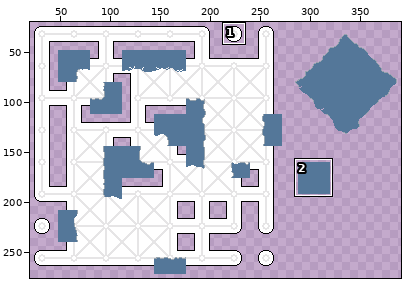
A pixel-art file gets an edit: Assets/Graphics/Tilemaps/Water.aseprite. The first picture is a wide view before the edit; the outline marks the close-up.
Close-up. Earlier state:
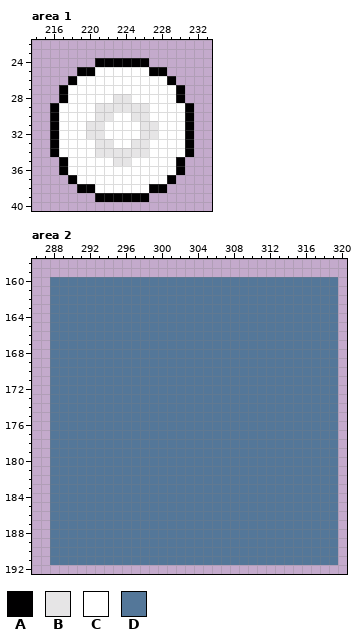
416x288 pixels, 1 frame. Colours within 5 levels of each other are drawn and written as one. Shown: area 1: x 214..233, y 22..40; area 2: x 286..320, y 158..192. The wide view leaves out empty margins. The commit also changed other parts of the picture, which this record leaves out.
Visible layers, top first: "TileMap", "Template".
Palette (. is transparent): A #010001  B #e6e5e6  C #ffffff  D #547799
Pixels before, area 1, first column x 216:
24 .....AAAAAA.....
25 ...AACCCCCCAA...
26 ..ACCCCCCCCCCA..
27 .ACCCCCCCCCCCCA.
28 .ACCCCCBBCCCCCA.
29 ACCCCBBBBBBCCCCA
30 ACCCCBBCCBBCCCCA
31 ACCCBBCCCCBBCCCA
32 ACCCBBCCCCBBCCCA
33 ACCCCBBCCBBCCCCA
34 ACCCCBBBBBBCCCCA
35 .ACCCCCBBCCCCCA.
36 .ACCCCCCCCCCCCA.
37 ..ACCCCCCCCCCA..
38 ...AACCCCCCAA...
39 .....AAAAAA.....
Pixels before, area 2, first column x 288:
160 DDDDDDDDDDDDDDDDDDDDDDDDDDDDDDDD
161 DDDDDDDDDDDDDDDDDDDDDDDDDDDDDDDD
162 DDDDDDDDDDDDDDDDDDDDDDDDDDDDDDDD
163 DDDDDDDDDDDDDDDDDDDDDDDDDDDDDDDD
164 DDDDDDDDDDDDDDDDDDDDDDDDDDDDDDDD
165 DDDDDDDDDDDDDDDDDDDDDDDDDDDDDDDD
166 DDDDDDDDDDDDDDDDDDDDDDDDDDDDDDDD
167 DDDDDDDDDDDDDDDDDDDDDDDDDDDDDDDD
168 DDDDDDDDDDDDDDDDDDDDDDDDDDDDDDDD
169 DDDDDDDDDDDDDDDDDDDDDDDDDDDDDDDD
170 DDDDDDDDDDDDDDDDDDDDDDDDDDDDDDDD
171 DDDDDDDDDDDDDDDDDDDDDDDDDDDDDDDD
172 DDDDDDDDDDDDDDDDDDDDDDDDDDDDDDDD
173 DDDDDDDDDDDDDDDDDDDDDDDDDDDDDDDD
174 DDDDDDDDDDDDDDDDDDDDDDDDDDDDDDDD
175 DDDDDDDDDDDDDDDDDDDDDDDDDDDDDDDD
176 DDDDDDDDDDDDDDDDDDDDDDDDDDDDDDDD
177 DDDDDDDDDDDDDDDDDDDDDDDDDDDDDDDD
178 DDDDDDDDDDDDDDDDDDDDDDDDDDDDDDDD
179 DDDDDDDDDDDDDDDDDDDDDDDDDDDDDDDD
180 DDDDDDDDDDDDDDDDDDDDDDDDDDDDDDDD
181 DDDDDDDDDDDDDDDDDDDDDDDDDDDDDDDD
182 DDDDDDDDDDDDDDDDDDDDDDDDDDDDDDDD
183 DDDDDDDDDDDDDDDDDDDDDDDDDDDDDDDD
184 DDDDDDDDDDDDDDDDDDDDDDDDDDDDDDDD
185 DDDDDDDDDDDDDDDDDDDDDDDDDDDDDDDD
186 DDDDDDDDDDDDDDDDDDDDDDDDDDDDDDDD
187 DDDDDDDDDDDDDDDDDDDDDDDDDDDDDDDD
188 DDDDDDDDDDDDDDDDDDDDDDDDDDDDDDDD
189 DDDDDDDDDDDDDDDDDDDDDDDDDDDDDDDD
190 DDDDDDDDDDDDDDDDDDDDDDDDDDDDDDDD
191 DDDDDDDDDDDDDDDDDDDDDDDDDDDDDDDD
The result:
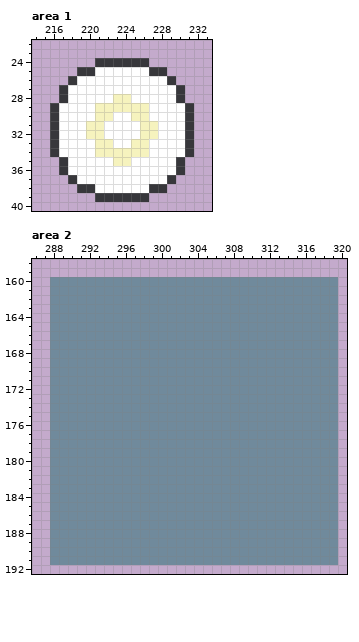
Change:
{"colour":"A","old":"#010001","new":"#37373b"}
{"colour":"B","old":"#e6e5e6","new":"#f6f3be"}
{"colour":"D","old":"#547799","new":"#708a9c"}
{"label":"changed","picture_box":[50,58,194,202]}
{"label":"changed","picture_box":[50,277,338,565]}
